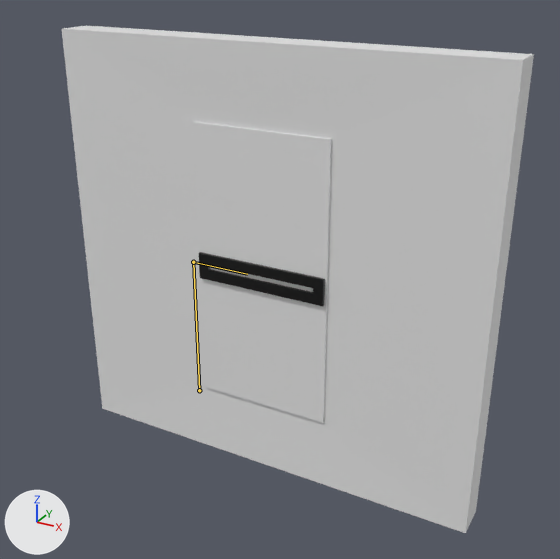
Before and after pictures for a commit that changed the Blender file Assets/models/Metal Door/Metal Door.blend.
Rendered twice from a camera (50 mm lens) standing at (2.3, -3.94, 2.98) and looking at (0.24, -0.2, 1.11). Arrows for +X, +Y and +Z are at lower left; the lights stay in place. The bones that bend it are drawn over the model as lines.

Names of what the first picture shows: 'Door', 'Door.001'.
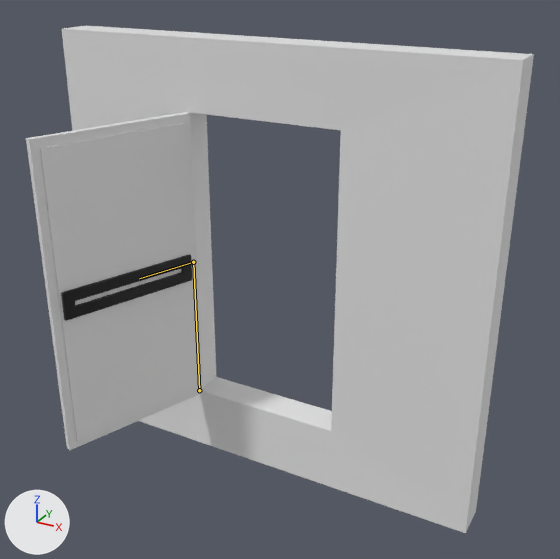
The newer file adds an action. The first version stands in its rest pose; the second is drawn at frame 1 of the action 'Closing'.

Location of each change, [x1, y1, x2, y2] in pixels of the pictures (560 x 559 px):
'Door', posed (15% wider)
    before: [187, 112, 341, 431]
    after: [26, 112, 203, 450]
bone 'Bone.001', root to tip
    before: (193, 262) to (247, 274)
    after: (193, 262) to (139, 278)

Patch to the scene script:
```diff
--- a/Assets/models/Metal Door/Metal Door.blend.py
+++ b/Assets/models/Metal Door/Metal Door.blend.py
@@ bone_bone_001 @@
 bone_bone_001 = bpy.data.objects['Armature'].pose.bones['Bone.001']  # child of 'Bone'
-bone_bone_001.rotation_quaternion = (1.0, 0.0, 0.0, 0.0)  # degrees (0, 0, 0)
+bone_bone_001.rotation_quaternion = (0.574, 0.819, 0.0, 0.0)  # degrees (110, 0, 0)
```
